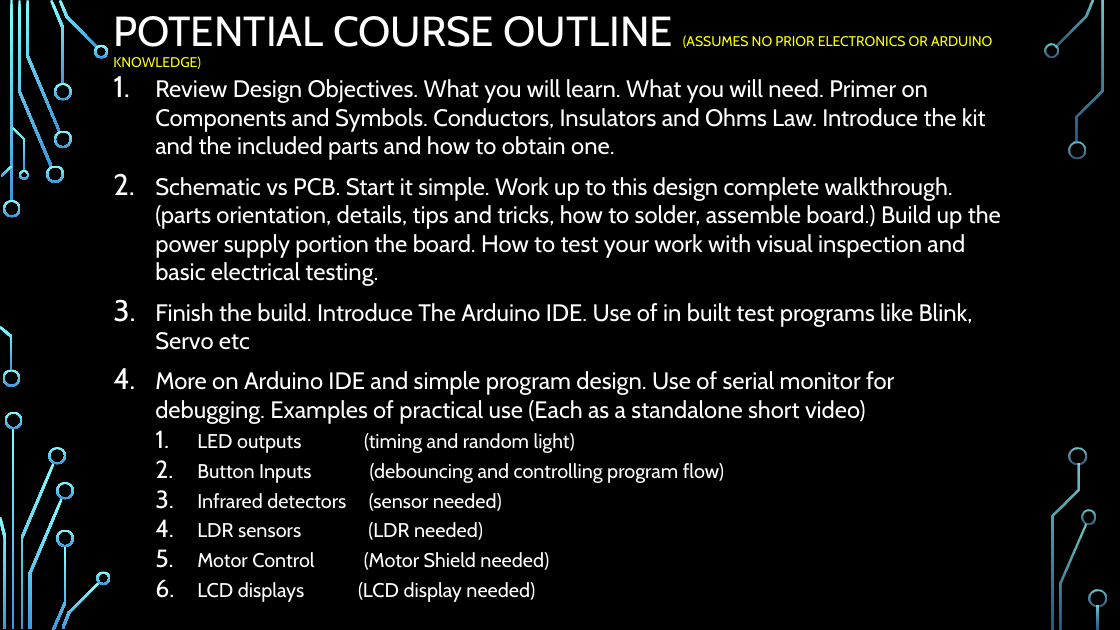
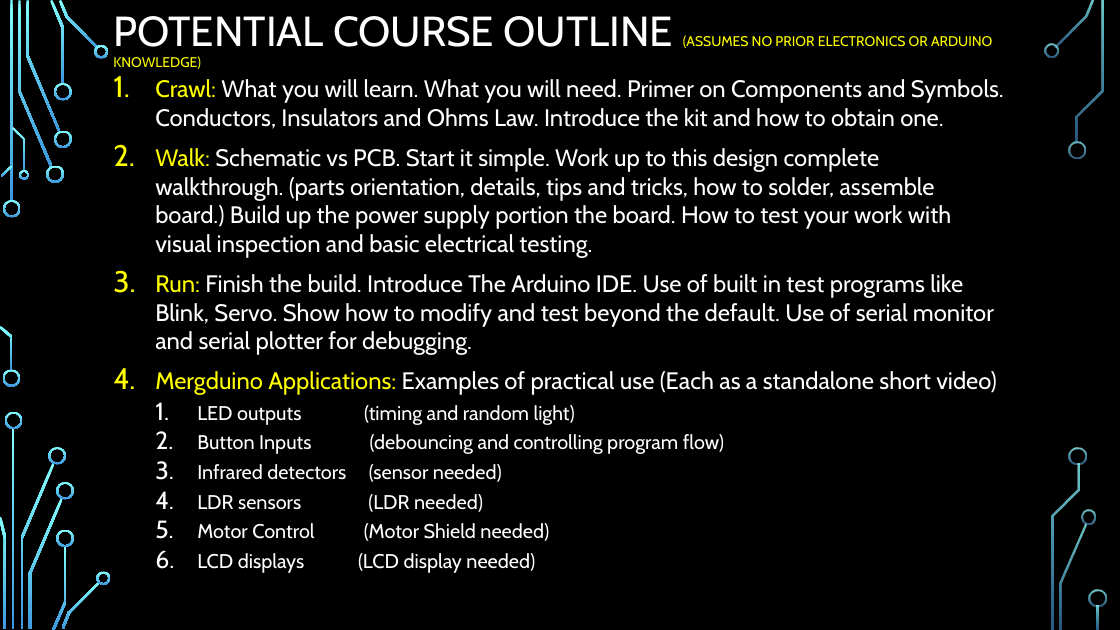
Before and after one commit to Alan-Lomax/MERG-SIG-Presentations, a slide deck: slide 2 of Practical Arduino - Ground Up.pptx. Drawn at 1120x630 pixels with LibreOffice and Linux fonts; fonts in the diff are those of the drawing; background and template pictures are left out. Boxes give left, top, right and bottom in pixels: in the first picture for what was removed or moved away, otherwise in the second. Text is boxed around its words. In the diff, an @@ line names an element or a change of style, - is before the commit and + after.

Commit message:
Update Practical Arduino - Ground Up.pptx
Feb 2 update.

```diff
--- a/Practical Arduino - Ground Up.pptx
+++ b/Practical Arduino - Ground Up.pptx
@@ text at [155, 79, 1004, 395]: text changed @@
-1. Review Design Objectives. What you will learn. What you will need. Primer on Components and Symbols. Conductors, Insulators and Ohms Law. Introduce the kit and the included parts and how to obtain one.
-2. Schematic vs PCB. Start it simple. Work up to this design complete walkthrough. (parts orientation, details, tips and tricks, how to solder, assemble board.) Build up the power supply portion the board. How to test your work with visual inspection and basic electrical testing.
-3. Finish the build. Introduce The Arduino IDE. Use of in built test programs like Blink, Servo etc
-4. More on Arduino IDE and simple program design. Use of serial monitor for debugging. Examples of practical use (Each as a standalone short video)
+1. Crawl: What you will learn. What you will need. Primer on Components and Symbols. Conductors, Insulators and Ohms Law. Introduce the kit and how to obtain one.
+2. Walk: Schematic vs PCB. Start it simple. Work up to this design complete walkthrough. (parts orientation, details, tips and tricks, how to solder, assemble board.) Build up the power supply portion the board. How to test your work with visual inspection and basic electrical testing.
+3. Run: Finish the build. Introduce The Arduino IDE. Use of built in test programs like Blink, Servo. Show how to modify and test beyond the default. Use of serial monitor and serial plotter for debugging.
+4. Mergduino Applications: Examples of practical use (Each as a standalone short video)
```
Also in this commit, not shown: 7 other slides changed, 1 slide added.
